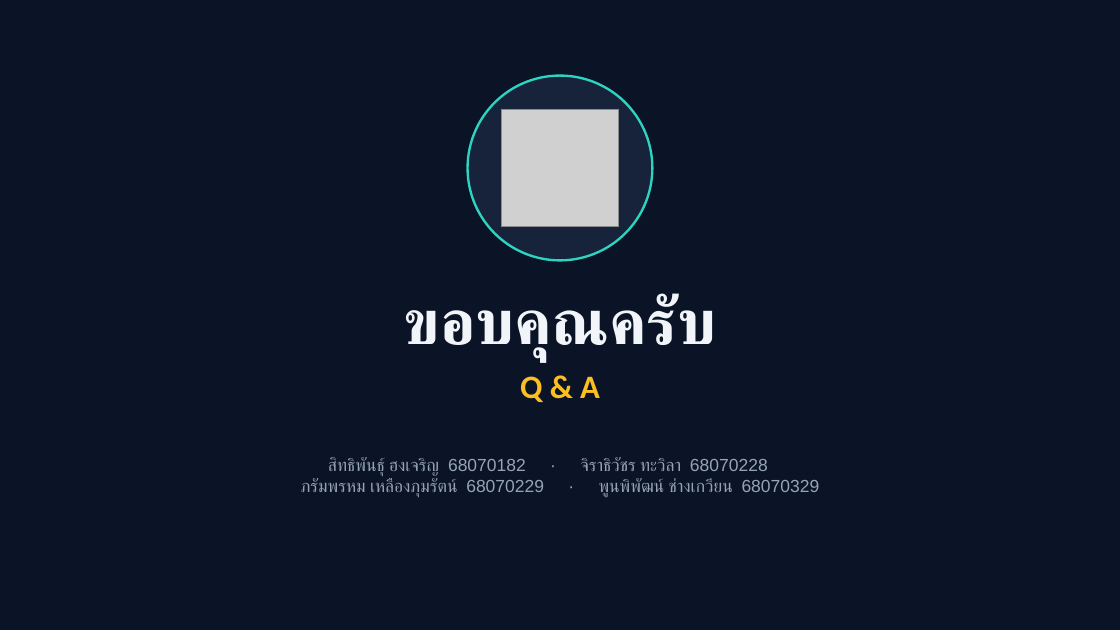
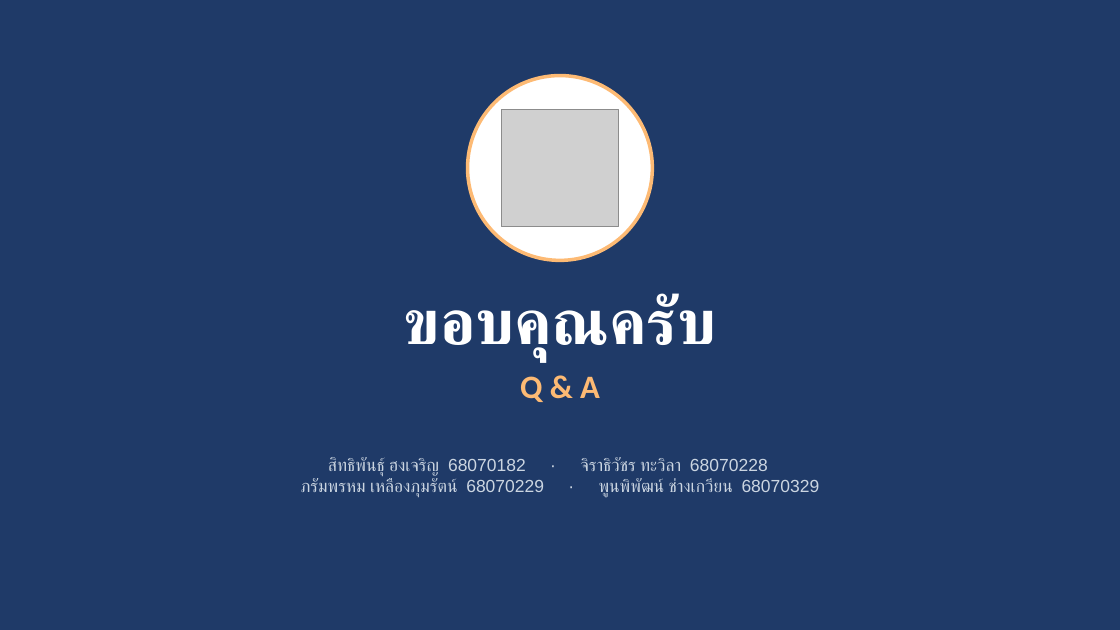
Before and after one commit to 68070299-lang/data, a slide deck: slide 18 of presentation/Online_Car_Rental_System.pptx. Drawn at 1120x630 pixels with LibreOffice and Linux fonts; fonts in the diff are those of the drawing; grey boxes stand for pictures. Boxes give left, top, right and bottom in pixels: in the first picture for what was removed or moved away, otherwise in the second. Text is boxed around its words. In the diff, an @@ line names an element or a change of style, - is before the commit and + after.

```diff
--- a/presentation/Online_Car_Rental_System.pptx
+++ b/presentation/Online_Car_Rental_System.pptx
@@ background #0B1426 to #1F3A68 @@
@@ ellipse at bbox=[468, 76, 653, 260]: fill #16233B to #FFFFFF; outline #2DD4BF 2 pt to #FDBA74 3 pt @@
@@ text "ขอบคุณครับ" at bbox=[404, 295, 716, 362]: text colour #F1F5F9 to #FFFFFF @@
@@ text "Q & A" at bbox=[520, 376, 600, 402]: text colour #FBBF24 to #FDBA74 @@
@@ text "สิทธิพันธุ์ ฮงเจริญ 68070182 · จิราธิวัชร ..." at bbox=[301, 457, 820, 497]: text colour #94A3B8 to #CBD5E1 @@
```
Also in this commit, not shown: 17 other slides changed, 2 other files.
